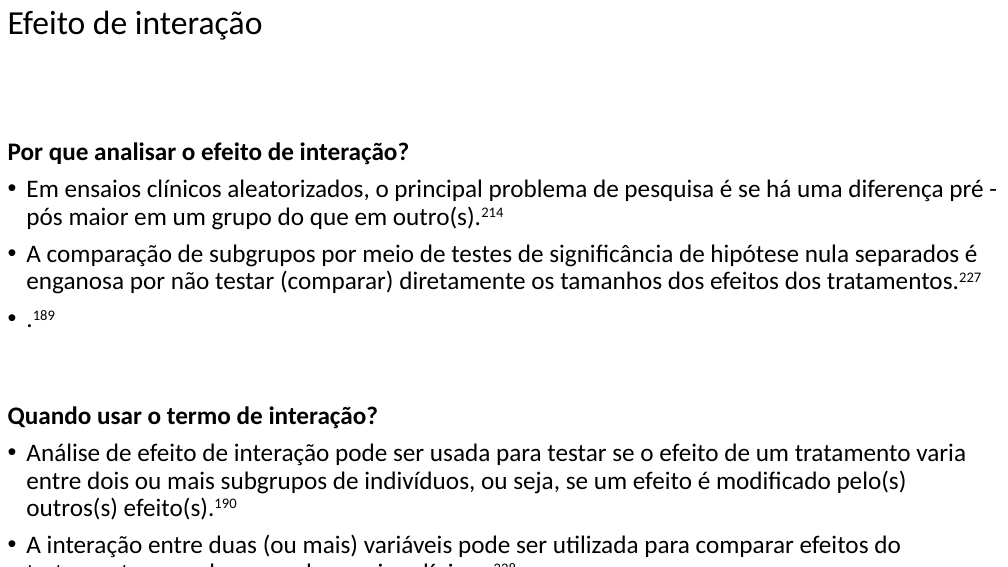
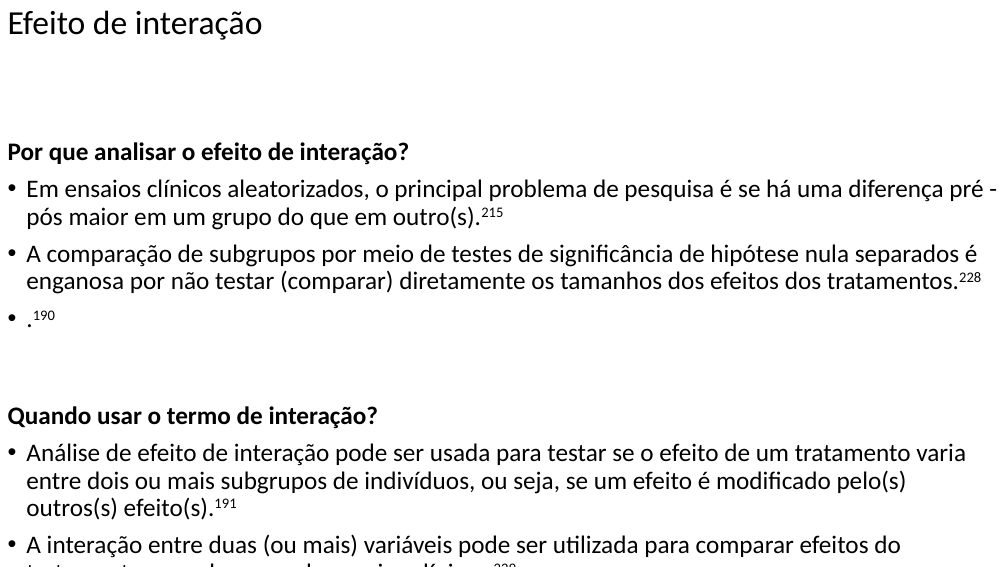
Before and after one commit to FerreiraAS/Ciencia-com-R, a slide deck: slide 145 of docs/Ciencia-com-R.pptx. Drawn at 1008x567 pixels with LibreOffice and Linux fonts; fonts in the diff are those of the drawing. Boxes give left, top, right and bottom in pixels: in the first picture for what was removed or moved away, otherwise in the second. Text is boxed around its words. In the diff, an @@ line names an element or a change of style, - is before the commit and + after.

```diff
--- a/docs/Ciencia-com-R.pptx
+++ b/docs/Ciencia-com-R.pptx
@@ text at <box>26,179,983,320</box>: text changed @@
-• Em ensaios clínicos aleatorizados, o principal problema de pesquisa é se há uma diferença pré - pós maior em um grupo do que em outro(s).214
-• A comparação de subgrupos por meio de testes de significância de hipótese nula separados é enganosa por não testar (comparar) diretamente os tamanhos dos efeitos dos tratamentos.227
-• .189
+• Em ensaios clínicos aleatorizados, o principal problema de pesquisa é se há uma diferença pré - pós maior em um grupo do que em outro(s).215
+• A comparação de subgrupos por meio de testes de significância de hipótese nula separados é enganosa por não testar (comparar) diretamente os tamanhos dos efeitos dos tratamentos.228
+• .190
@@ text at <box>26,443,966,558</box>: text changed @@
-• Análise de efeito de interação pode ser usada para testar se o efeito de um tratamento varia entre dois ou mais subgrupos de indivíduos, ou seja, se um efeito é modificado pelo(s) outros(s) efeito(s).190
-• A interação entre duas (ou mais) variáveis pode ser utilizada para comparar efeitos do tratamento em subgrupos de ensaios clínicos.228
-• O poder estatístico para detectar efeitos de interação é limitado.228
+• Análise de efeito de interação pode ser usada para testar se o efeito de um tratamento varia entre dois ou mais subgrupos de indivíduos, ou seja, se um efeito é modificado pelo(s) outros(s) efeito(s).191
+• A interação entre duas (ou mais) variáveis pode ser utilizada para comparar efeitos do tratamento em subgrupos de ensaios clínicos.229
+• O poder estatístico para detectar efeitos de interação é limitado.229
```
Also in this commit, not shown: 31 other slides changed, 39 other files.
